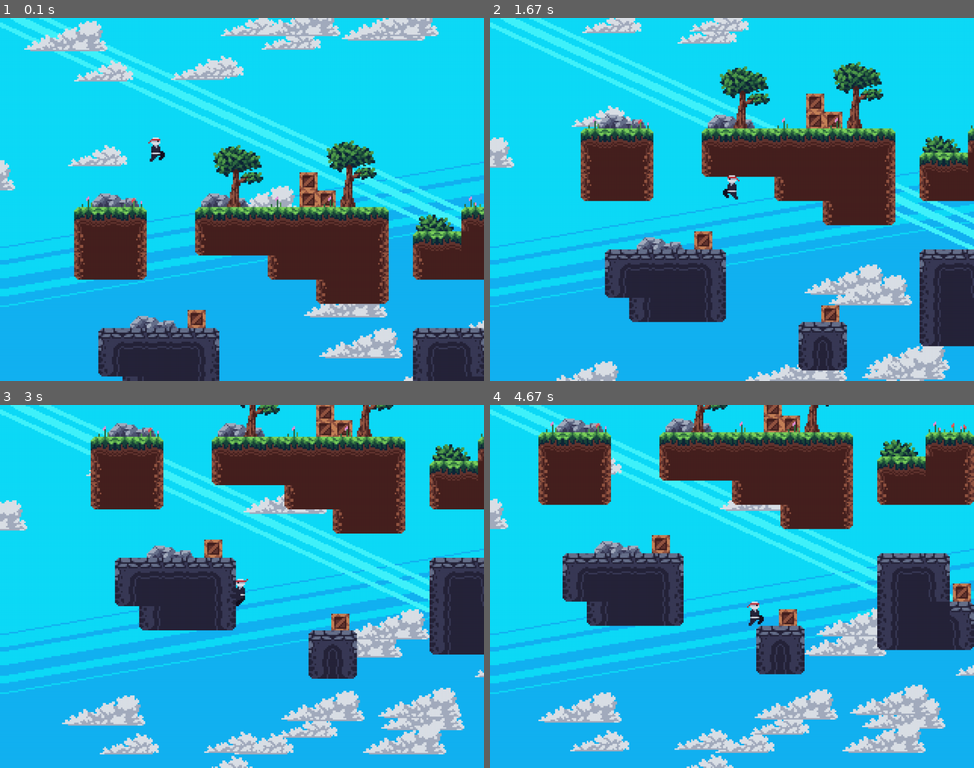
Above: before the commit, frames 1-4 (two rows, left to right).
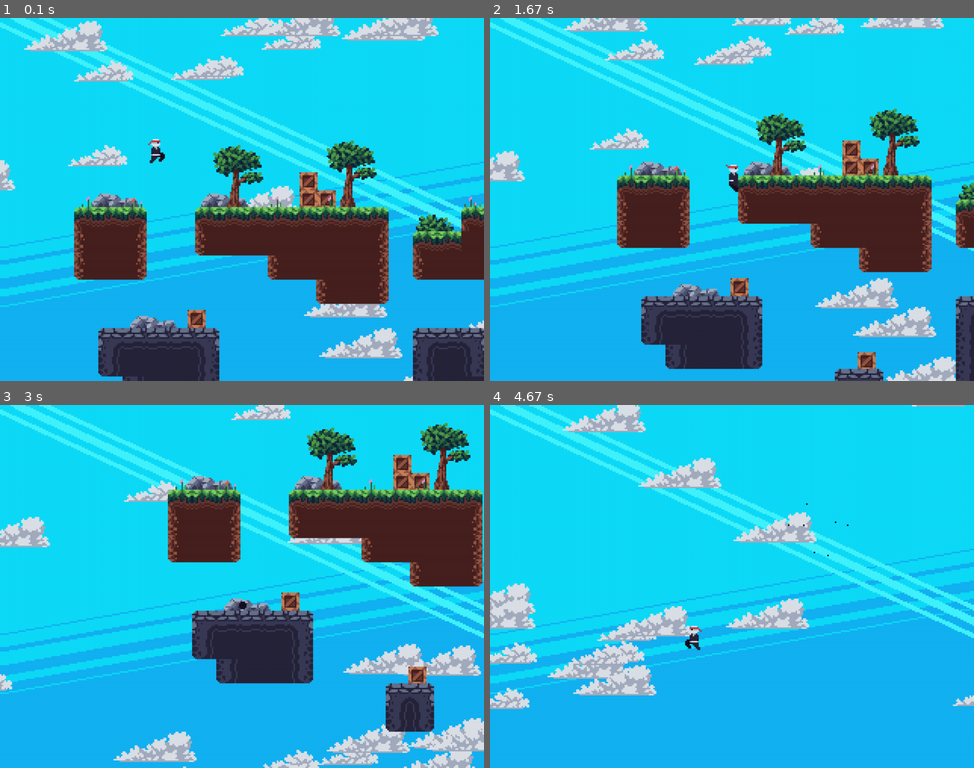
Above: after the commit, the same moments.

Repository: zeolsem/dafluffypotato-pygame-tutorial
Game: pygame game, started from src/main.py
Same seed, same stepped clock (60 frames per second), same inputs: the game is played once before the commit and once after it.
Inputs:
- Up to frame 1 (0.1 s): no input
- Up to frame 2 (1.67 s): hold Shift 0.33-0.8 s; hold D 0.33-0.8 s; hold W from 1.33 s (still down)
- Up to frame 3 (3 s): release W at 1.8 s; hold A 2.33-2.87 s; hold S from 2.9 s (still down); tap Shift at 2.97 s
- Up to frame 4 (4.67 s): release S at 3.2 s; hold A 3.23-3.63 s; tap Shift at 3.3, 3.6, 3.73, 4.13, 4.43 s; hold W 3.67-4.03 s; hold D from 4.07 s (still down)

The runs differ from the first frame. In frame 1, 0.1% of the frame differs, in the area x 30-35%, y 32-40%; in frame 2, 44%; in frame 3, 48%, in the area x 0-100%, y 0-100%; in frame 4, 42%.

Commit message:
Add dash attack and finetune movement

Diff:
--- a/src/entities.py
+++ b/src/entities.py
@@ -1,4 +1,7 @@
-import pygame
+import random
+
+import pygame, math
+from src.particle import Particle
 
 
 class PhysicsEntity:
@@ -103,7 +106,7 @@
 
         self.last_movement = movement
 
-        self.velocity[1] = min(5.0, self.velocity[1] + 0.1)
+        self.velocity[1] = min(5.0, self.velocity[1] + 0.15)
         if self.collisions["down"] or self.collisions["up"]:
             self.velocity[1] = 0.0
 
@@ -120,10 +123,14 @@
         super().__init__(game, "player", pos, size)
         self.air_time = 0
         self.jumps = 2
+        self.max_speed = 2.0
         self.wall_slide = False
+        self.dashing = 0
 
     def update(self, tilemap, movement):
+        self.velocity[0] = min(max(-self.max_speed, self.velocity[0]), self.max_speed)
         super().update(tilemap, movement=movement)
+
 
         self.air_time += 1
         if self.collisions["down"]:
@@ -147,23 +154,54 @@
             else:
                 self.set_action("idle")
 
+        if self.dashing > 0:
+            self.dashing = max(0, self.dashing - 1)
+        else:
+            self.dashing = min(0, self.dashing + 1)
+        if abs(self.dashing) > 50:
+            self.max_speed = 8
+            self.velocity[0] = abs(self.dashing) / self.dashing * 8
+            if abs(self.dashing) == 55:
+                self.velocity[0] *= 0.2
+            p_vel = [abs(self.dashing) / self.dashing * random.random() * 3, 0]
+            self.game.particles.append(
+                Particle(self.game, 'particle', self.get_rect().midtop, p_vel, frame=random.randint(0, 7)))
+        if abs(self.dashing) in {60, 50}:
+            for i in range(20):
+                angle = random.random() * math.pi * 2
+                speed = random.random() * 0.5 + 0.5
+                p_vel = [math.cos(angle) * speed, math.sin(angle) * speed]
+                self.game.particles.append(Particle(self.game, 'particle', self.get_rect().midtop, p_vel, frame=random.randint(0, 7)))
+    def render(self, surf, offset=(0, 0)):
+        if abs(self.dashing) <= 50:
+            super().render(surf, offset=offset)
+        else:
+            pass
+
     def jump(self):
         if self.wall_slide:
             if self.flip:
                 self.velocity[0] = 3.0
-                self.velocity[1] = -2.0
+                self.velocity[1] = -3.0
                 self.air_time = 5
                 self.jumps = max(0, self.jumps - 1)
                 return True
             elif not self.flip:
                 self.velocity[0] = -3.0
-                self.velocity[1] = -2.0
+                self.velocity[1] = -3.0
                 self.air_time = 5
                 self.jumps = max(0, self.jumps - 1)
                 return True
         elif self.jumps:
-            self.velocity[1] = -3.0
+            self.velocity[1] = -3.7
             self.jumps -= 1
             self.air_time = 5
             return True
         return False
+
+    def dash(self):
+        if not self.dashing:
+            if self.flip:
+                self.dashing = -60
+            else:
+                self.dashing = 60
--- a/src/game.py
+++ b/src/game.py
@@ -31,6 +31,7 @@
             'player_slide': Animation(load_images('entities/player/slide')),
             'player_wall_slide': Animation(load_images('entities/player/wall_slide')),
             'particle/leaf': Animation(load_images('particles/leaf'), img_dur=10, loop=False),
+            'particle/particle': Animation(load_images('particles/particle'), img_dur=6, loop=False),
         }
 
         self.clock = pygame.time.Clock()
@@ -104,6 +105,8 @@
                     self.events["right"] = 1
                 if event.key == keys["left"]:
                     self.events["left"] = 1
+                if event.key == keys["lshift"]:
+                    self.player.dash()
             if event.type == pygame.KEYUP:
                 if event.key == keys["up"]:
                     self.events["up"] = 0
--- a/src/particle.py
+++ b/src/particle.py
@@ -2,7 +2,7 @@
     def __init__(self, game, p_type, pos, velocity=[0, 0], frame=0):
         self.game = game
         self.type = p_type
-        self.pos = pos
+        self.pos = list(pos)
         self.velocity = velocity
         self.animation = self.game.assets['particle/' + p_type].copy()
         self.animation.frame = frame
